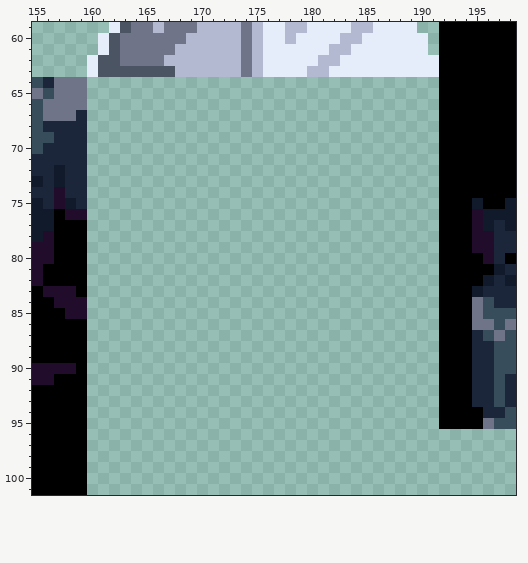
Pixel-art file: assets/sprites/guts_man_stage_underground_tiles_flatten.aseprite. This is how it looked before the edit.
480x880 pixels, 1 frame. Shown: x 155..198, y 59..101.
Once edited:
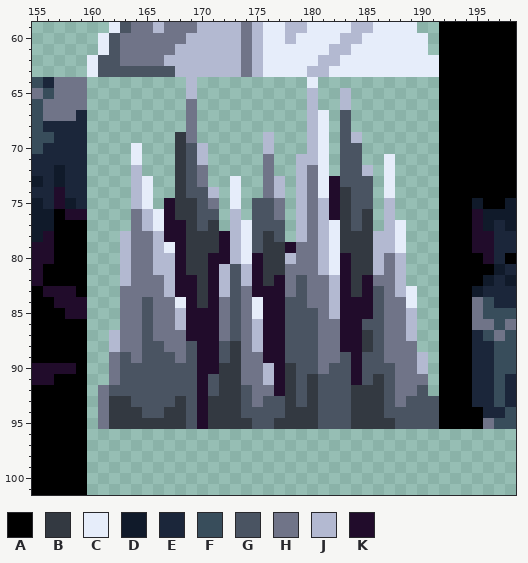
Palette (. is transparent): A #000000  B #333941  C #e6edfa  D #101a2a  E #1b263a  F #384d5b  G #4a5462  H #707488  J #b3b9d1  K #210c2b
Change:
Changed rows in their new state; - is an unchanged pixel.
first column x 161:
 64 --------J----------C-----------
 65 --------J----------J--J--------
 66 --------H----------J--J--------
 67 --------H----------JC-G--------
 68 --------H----------JC-G--------
 69 -------BH------J---JC-GJ-------
 70 ---C---BGJ-----J---JC-GG-------
 71 ---C---BGJ-----H--JJC-GG--C----
 72 ---J---BGH-----H--JHC-GGJ-C----
 73 ---JC--BGH--C--HJ-JHCKGGG-C----
 74 ---JC--BGGJ-C--HJ-JHCKBGG-C----
 75 ---JC-KBBGH-C-GGH-JHJKBGG-J----
 76 ---HJCKBBGG-J-GGH-JHJKBGB-J----
 77 ---HJCKKBGB-JCGGG-JHJCBGB-JC---
 78 --JHHJKKBBBKJCGBG-JHJCBBBJJC---
 79 --JHHJCKBBBKJCGBBKHHJCBBBJJC---
 80 --JHHJJKBBKKJCKBBJHHJCKBBJHJ---
 81 --JHHJJKBBKJGJKBBHHHJCKBBJHJ---
 82 --JHHHJKKBKJGJKBKHGHHJKBKHHJ---
 83 --HHHHJKKBKJGHKKKHGHHJKBKGHJC--
 84 --HHGHHCKBKHGHCKKGGHHJKKKGHHC--
 85 --HHGHHJKKKHGHCKKGGGHJKKKGHHJ--
 86 --HHGHHJKKKHGHJKKGGGHHKKGGHHJ--
 87 -JHHGHHHKKKHGHJKKGGGHHKKBGHHJ--
 88 -JHHGGHHGKKGBHJKKGGGHHKKBGHHH--
 89 -HGHGGGHGKKGBHHKKGGGHHGKGGHHHJ-
 90 -HGGGGGGGKKBBHHJKBGGHGGKGGGHHJ-
 91 -HGGGGGGGKGBBHHJKBGBGGGKGBGHHH-
 92 HGGGGGGGGKGBBGHHKBGBGGGBBBGHHG-
 93 HBBGGGGBGKBBBGHGGBGBGGGBBBGHGGG
 94 HBBBGGBBGKBBBGGGGBBBGGGBBBGGGGG
 95 HBBBBBBBGKBBBBGGBBBBGGGBBBBGGGG
